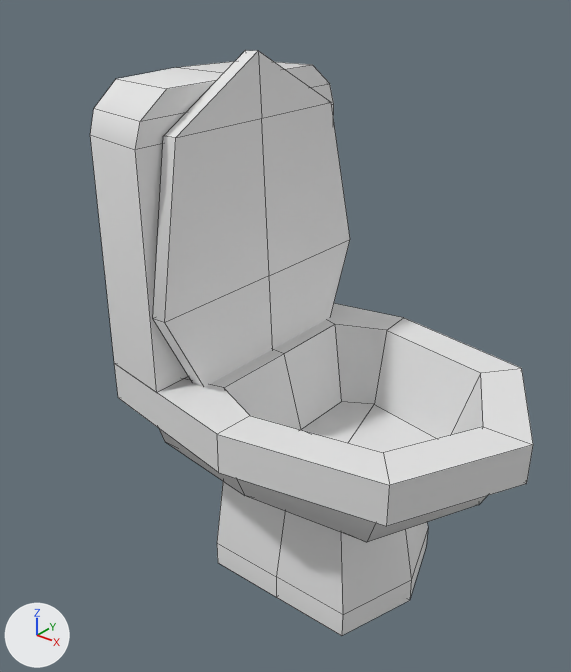
A saved change to the FBX model VR Interactions/Assets/Models/Toilet.fbx.
The view is the same before and after, from a 50 mm lens placed at (0.953, -1.353, 1.448), pointed at (-0.086, -0.054, 0.643). Arrows for +X, +Y and +Z are at lower left; the lights stay in place. Mesh edges are drawn as thin lines. Materials are left out; every surface is plain grey. Where no turn or scale is listed for an object, it has been applied to the vertices.

Names of what the first picture shows: 'Toilet'.
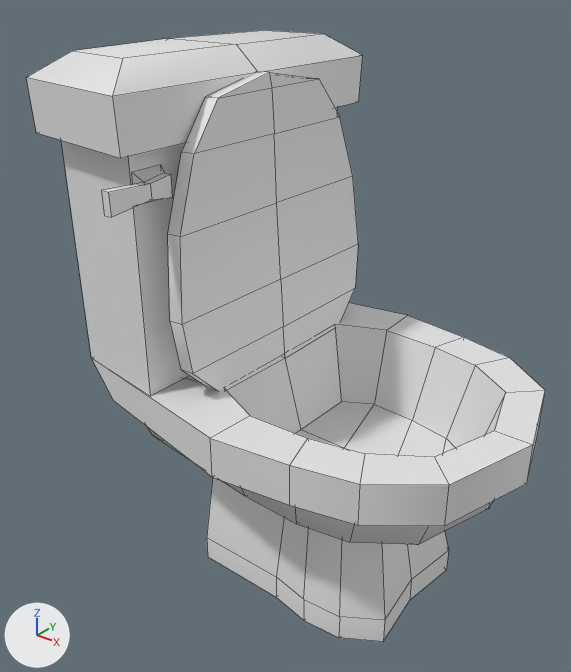
What differs and where, as boxes (x1, y1, x2, y2) in the pictures (571 x 672 px):
'Toilet', reshaped (17% wider)
    before: (90, 50, 533, 636)
    after: (26, 30, 545, 642)
part 1 of me_cylinder_009, rebuilt
    before: (153, 50, 350, 387)
    after: (168, 72, 358, 391)
part 2 of me_cylinder_009, added
    after: (26, 30, 362, 158)
part 3 of me_cylinder_009, added
    after: (102, 165, 172, 218)
part 4 of me_cylinder_009, built on
    before: (90, 61, 533, 636)
    after: (210, 316, 545, 642)

The change in detail:
me_cylinder_009 is used by ob_toilet; location (0.0, 0.0, 0.0).
me_cylinder_009 had 115 vertices, 114 faces and spanned x -0.456..0.506, y -0.367..0.367, z 0.0..1.26.
me_cylinder_009 now has 195 vertices, 190 faces and spans x -0.576..0.506, y -0.437..0.402, z 0.0..1.269.
me_cylinder_009 part 1: the loose piece of 20 vertices spanning x -0.24..-0.17, y -0.34..0.34, z 0.547..1.26 is rebuilt with 38 vertices and now spans x -0.21..-0.13, y -0.325..0.325, z 0.547..1.218.
me_cylinder_009 part 2: a new loose piece of 18 vertices spanning x -0.576..-0.204, y -0.402..0.402, z 1.102..1.269.
me_cylinder_009 part 3: a new loose piece of 16 vertices spanning x -0.238..-0.198, y -0.437..-0.267, z 0.993..1.061.
Part 4, on me_cylinder_009:
12 vertices are removed from x -0.456..-0.238, y -0.312..0.312, z 1.154..1.206.
38 faces are deleted.
9 vertices in x -0.201..-0.199, y -0.199..0.199, z 0.0..0.265 move by (-0.036, 0.0, 0.0).
3 vertices in x -0.305, y -0.256..0.256, z 0.365 move by (-0.045, 0.0, 0.0).
41 vertices move from x -0.456..0.411, y -0.367..0.367, z 0.0..1.102 to x -0.536..0.439, y -0.388..0.388, z 0.0..1.102.
40 vertices are added at x 0.08..0.373, y -0.36..0.36, z 0.0..0.56.
66 new faces join them.
